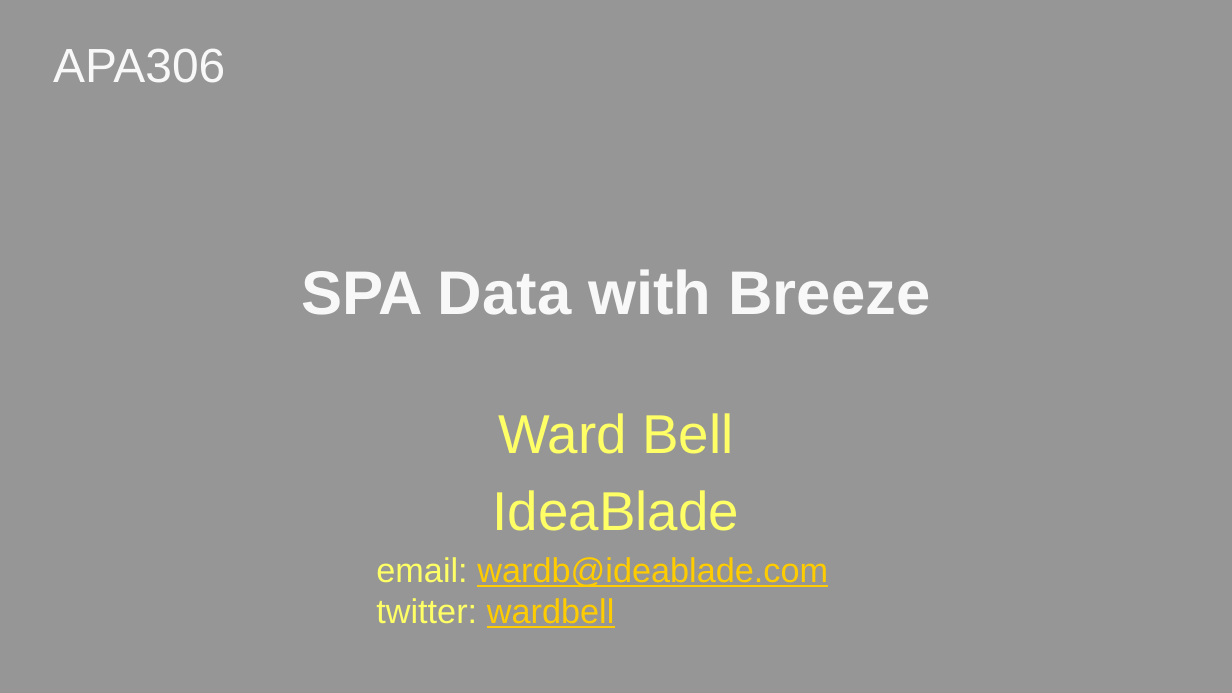
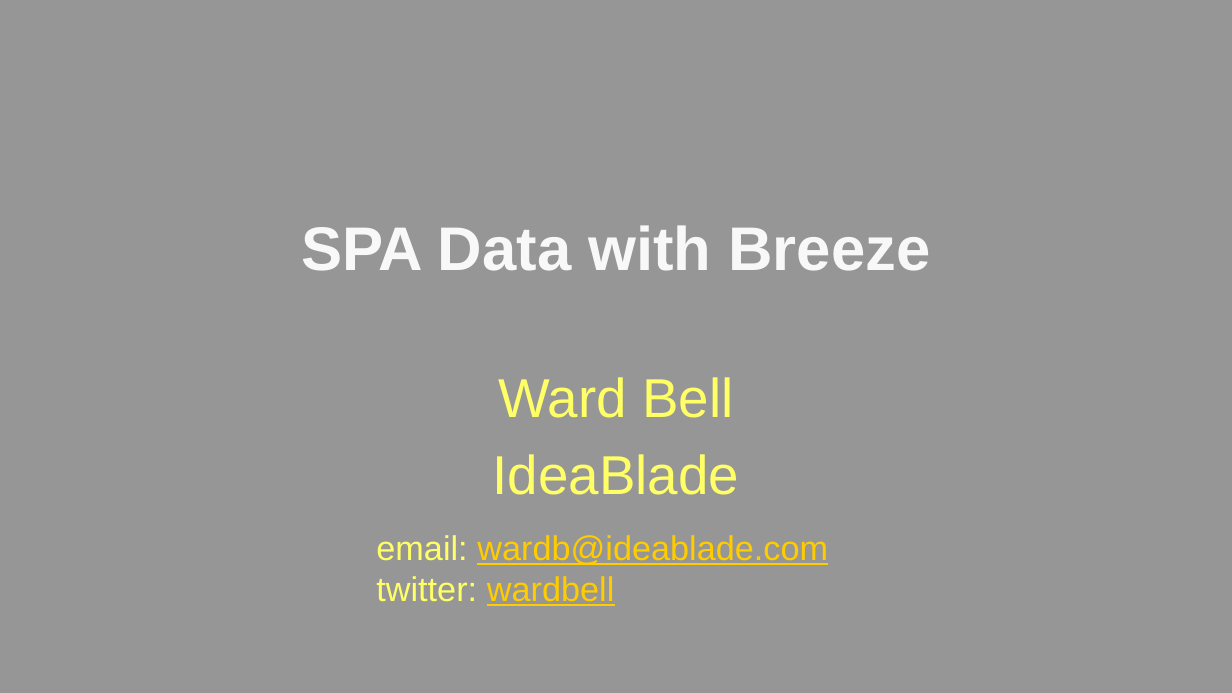
Before and after one commit to wardbell/js4netdev, a slide deck: slide 1 of Bell_ASPConnections_SPAwithBreeze_APA306.pptx. Drawn at 1232x693 pixels with LibreOffice and Linux fonts; fonts in the diff are those of the drawing; background and template pictures are left out. Boxes give left, top, right and bottom in pixels: in the first picture for what was removed or moved away, otherwise in the second. Text is boxed around its words. In the diff, an @@ line names an element or a change of style, - is before the commit and + after.

```diff
--- a/Bell_ASPConnections_SPAwithBreeze_APA306.pptx
+++ b/Bell_ASPConnections_SPAwithBreeze_APA306.pptx
@@ text removed at [53,48,225,83] @@
-APA306
@@ title "SPA Data with Breeze": place and size @@
-title "SPA Data with Breeze" at [301,269,930,315]
+title "SPA Data with Breeze" at [301,225,930,271]
@@ subtitle "Ward Bell": place and size @@
-subtitle "Ward Bell" at [376,413,828,628]
+subtitle "Ward Bell" at [376,377,828,606]
@@ subtitle at [376,535,828,606]: more space between paragraphs @@
```
Also in this commit, not shown: 9 other slides changed, 4 slides added, 1 slide removed.
